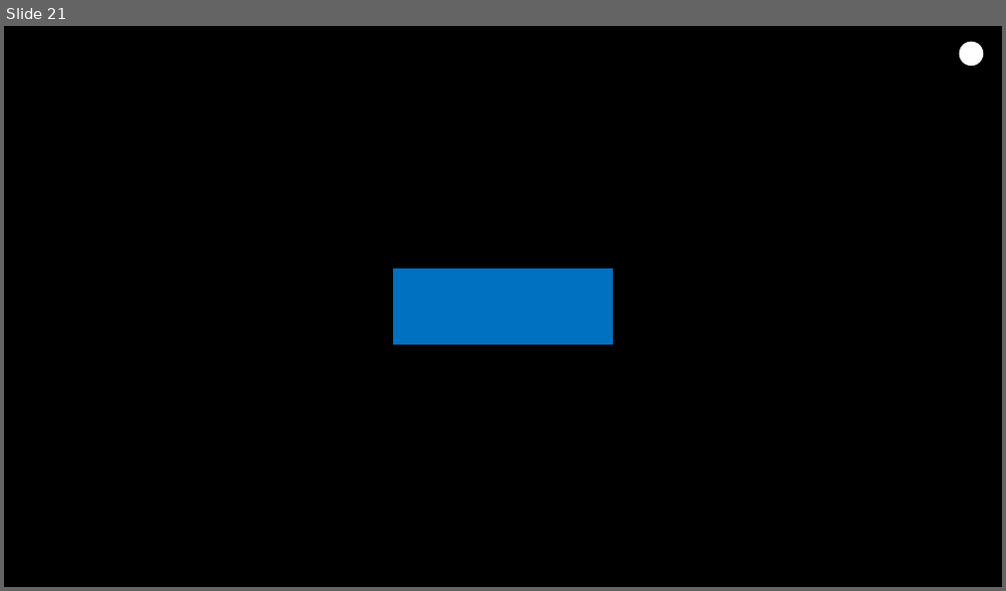
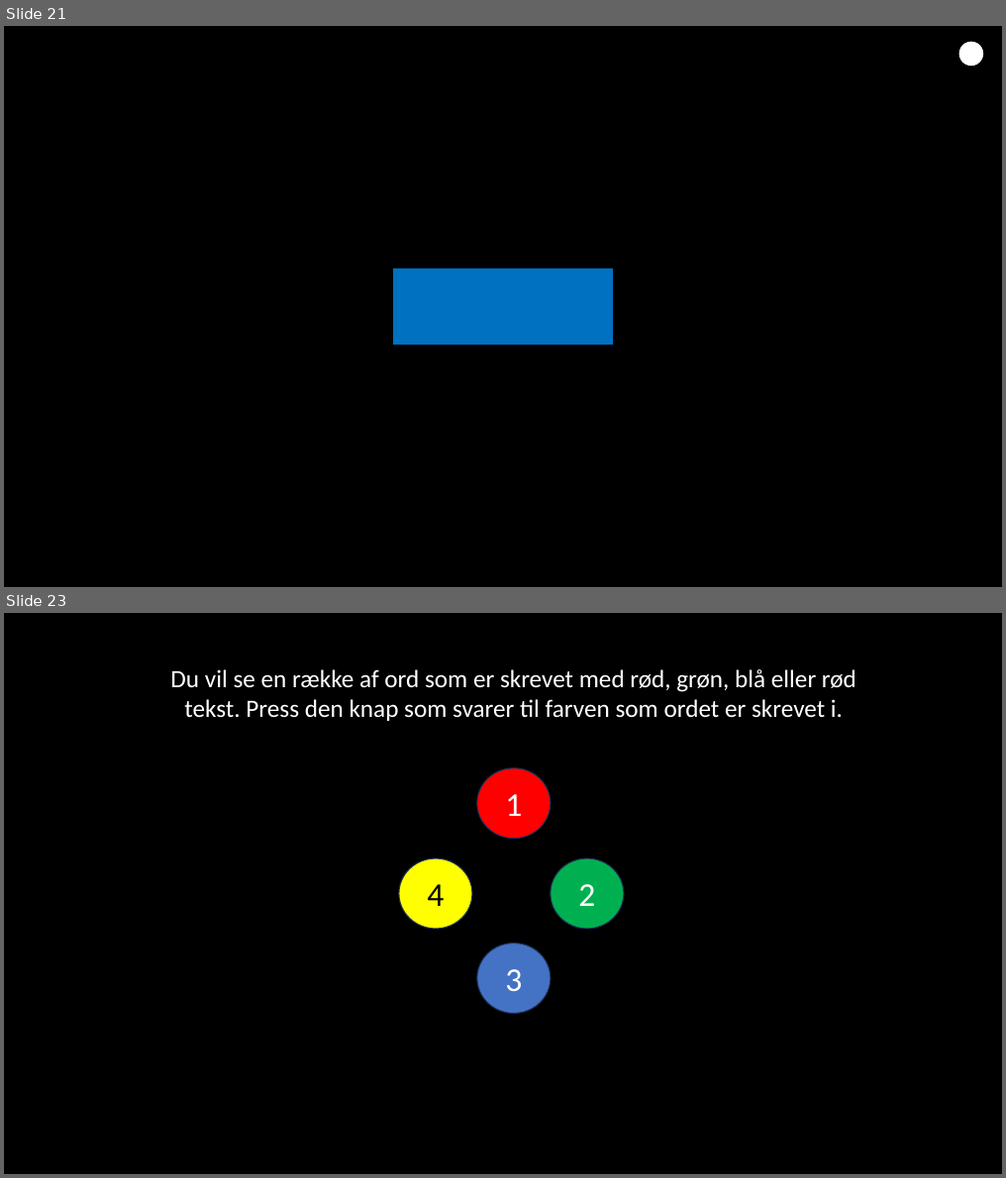
Before and after one commit to LabBench-Society/Protocols, a slide deck: docs/stroop/images/images_da.pptx. Shown one above the other, each under a label of ours: slide 21 before the commit, slides 21 and 23 after it; the slides between them are not shown. The pictures are 1006x591 and 1006x1178 pixels, drawn with LibreOffice and Linux fonts; fonts in the diff are those of the drawing. Boxes give left, top, right and bottom in pixels: in the first picture for what was removed or moved away, otherwise in the second. Text is boxed around its words. In the diff, an @@ line names an element or a change of style, - is before the commit and + after.

```diff
--- a/docs/stroop/images/images_da.pptx
+++ b/docs/stroop/images/images_da.pptx
@@ slide 23 added at (4, 613, 1002, 1174), background #000000 @@
@@ text added at (170, 669, 856, 721), 24 pt, text #FFFFFF @@
+Du vil se en række af ord som er skrevet med rød, grøn, blå eller rød tekst. Press den knap som svarer til farven som ordet er skrevet i.
@@ ellipse added at (477, 768, 550, 839), fill #FF0000, outline #1E3256 1 pt, 32 pt, text #FFFFFF @@
+1
@@ ellipse added at (399, 859, 472, 929), fill #FFFF00, outline #1E3256 1 pt, 32 pt, text #000000 @@
+4
@@ ellipse added at (550, 859, 624, 929), fill #00B050, outline #1E3256 1 pt, 32 pt, text #FFFFFF @@
+2
@@ ellipse added at (477, 943, 550, 1014), fill #4472C4, outline #1E3256 1 pt, 32 pt, text #FFFFFF @@
+3
```
Also in this commit, not shown: 1 other slide added, 2 slides removed, 29 other files.
